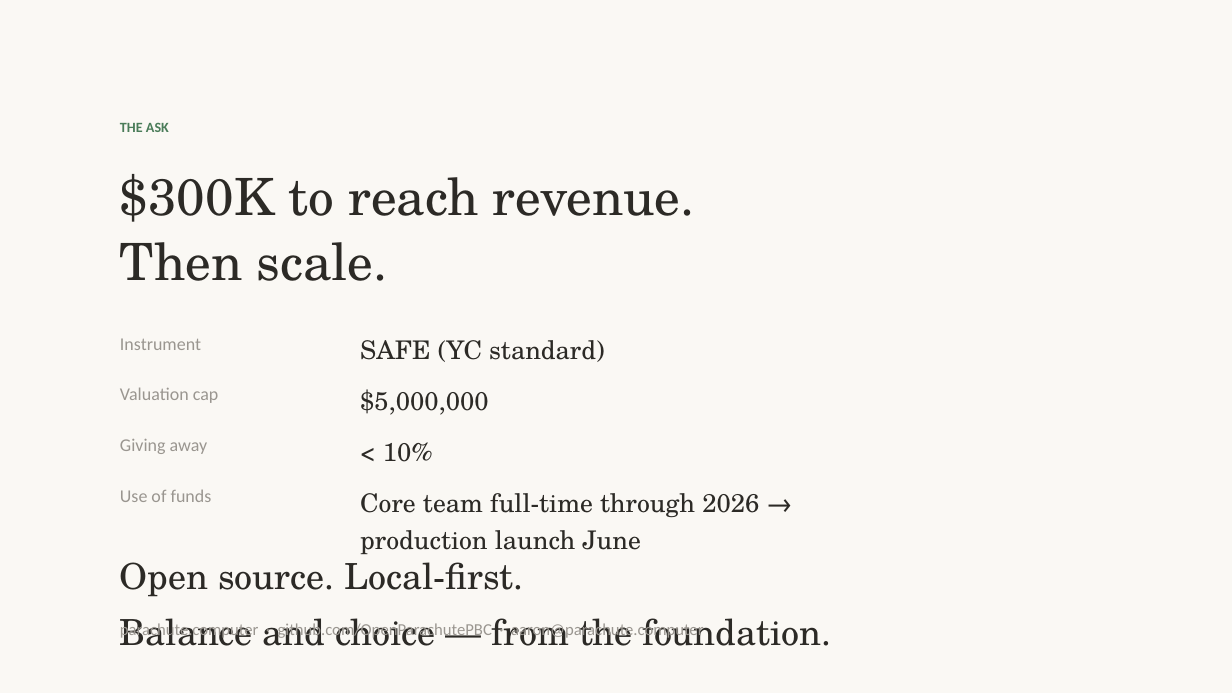
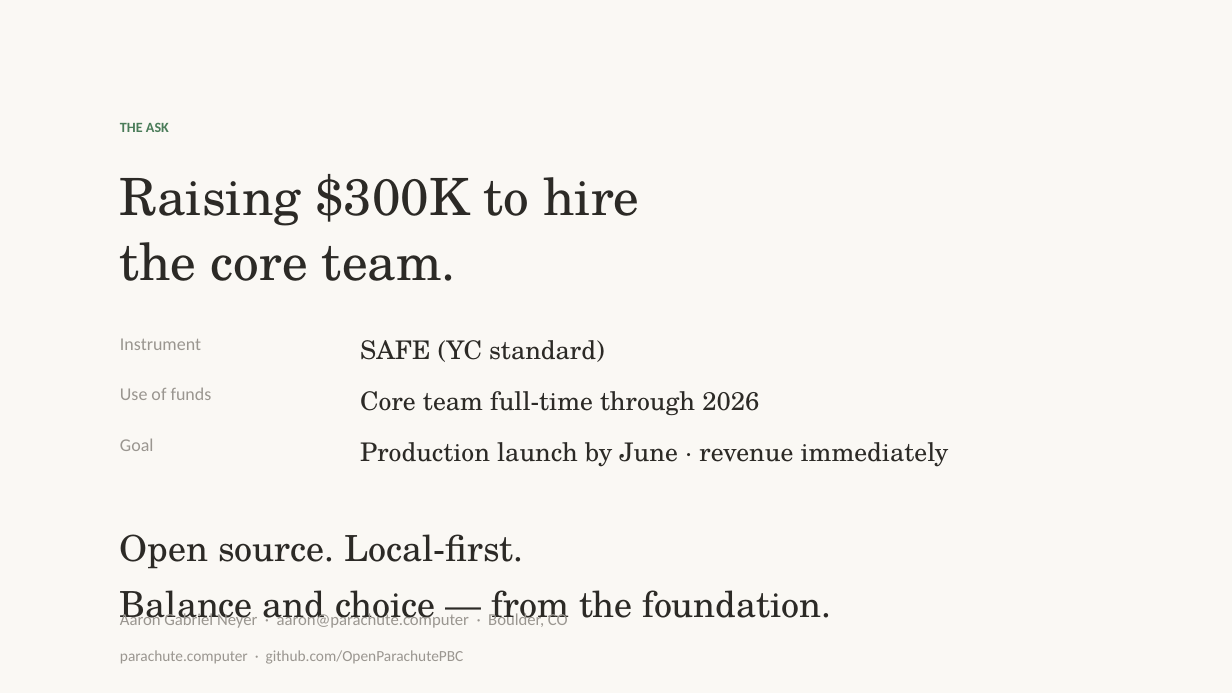
Before and after one commit to OpenParachutePBC/parachute-computer, a slide deck: slide 9 of nvc-pitch-deck.pptx (slide 11 before the commit). Drawn at 1232x693 pixels with LibreOffice and Linux fonts; fonts in the diff are those of the drawing. Boxes give left, top, right and bottom in pixels: in the first picture for what was removed or moved away, otherwise in the second. Text is boxed around its words. In the diff, an @@ line names an element or a change of style, - is before the commit and + after.

```diff
--- a/nvc-pitch-deck.pptx
+++ b/nvc-pitch-deck.pptx
@@ text at bbox=[120, 174, 639, 281]: text changed @@
-$300K to reach revenue.
-Then scale.
+Raising $300K to hire
+the core team.
@@ text "Use of funds": place and size @@
-text "Use of funds" at bbox=[120, 489, 212, 502]
+text "Use of funds" at bbox=[120, 387, 212, 400]
@@ text removed at bbox=[120, 387, 219, 403] @@
-Valuation cap
@@ text removed at bbox=[360, 389, 489, 415] @@
-$5,000,000
@@ text at bbox=[360, 391, 759, 416]: text changed @@
-Core team full-time through 2026 → production launch June
+Core team full-time through 2026
@@ text at bbox=[120, 438, 154, 451]: text changed @@
-Giving away
+Goal
@@ text at bbox=[360, 442, 949, 467]: text changed @@
-< 10%
+Production launch by June · revenue immediately
@@ text "Open source. Local-first. Balance and ...": place and size @@
-text "Open source. Local-first. Balance and ..." at bbox=[120, 553, 832, 646]
+text "Open source. Local-first. Balance and ..." at bbox=[120, 534, 832, 628]
@@ text added at bbox=[120, 612, 568, 628], 13 pt, text #9A9690 @@
+Aaron Gabriel Neyer · aaron@parachute.computer · Boulder, CO
@@ text at bbox=[120, 650, 464, 664]: text changed; size 13 to 12 pt @@
-parachute.computer · github.com/OpenParachutePBC · aaron@parachute.computer
+parachute.computer · github.com/OpenParachutePBC
```
Also in this commit, not shown: 5 other slides changed, 2 slides removed, 2 other files.
